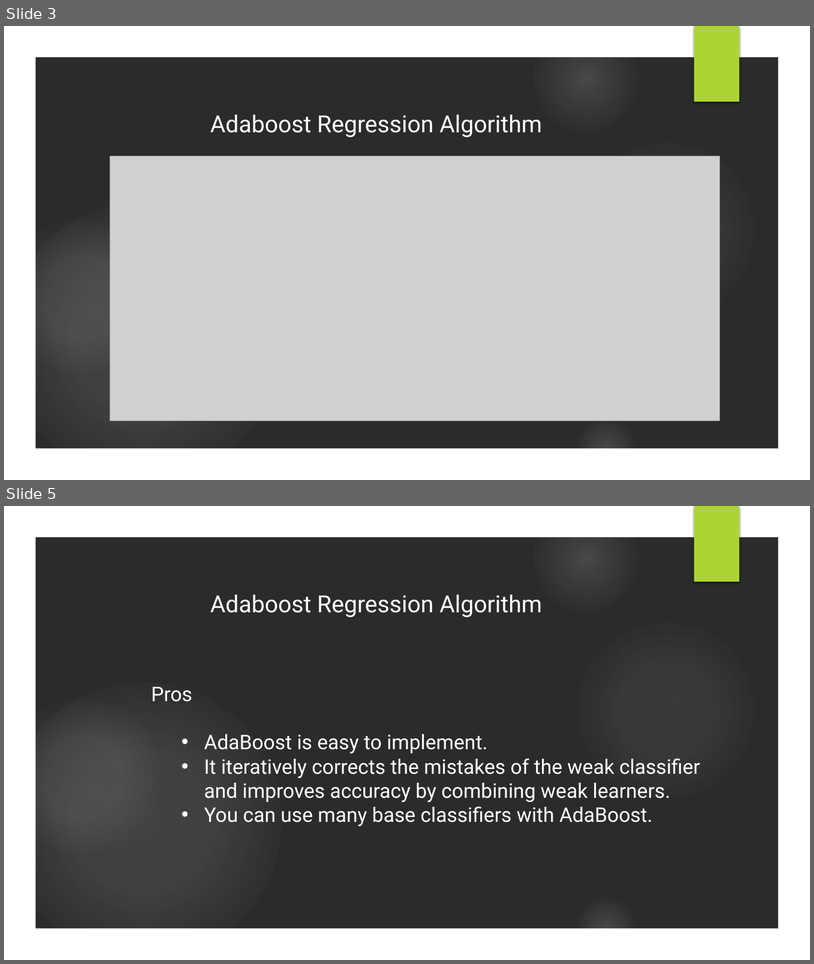
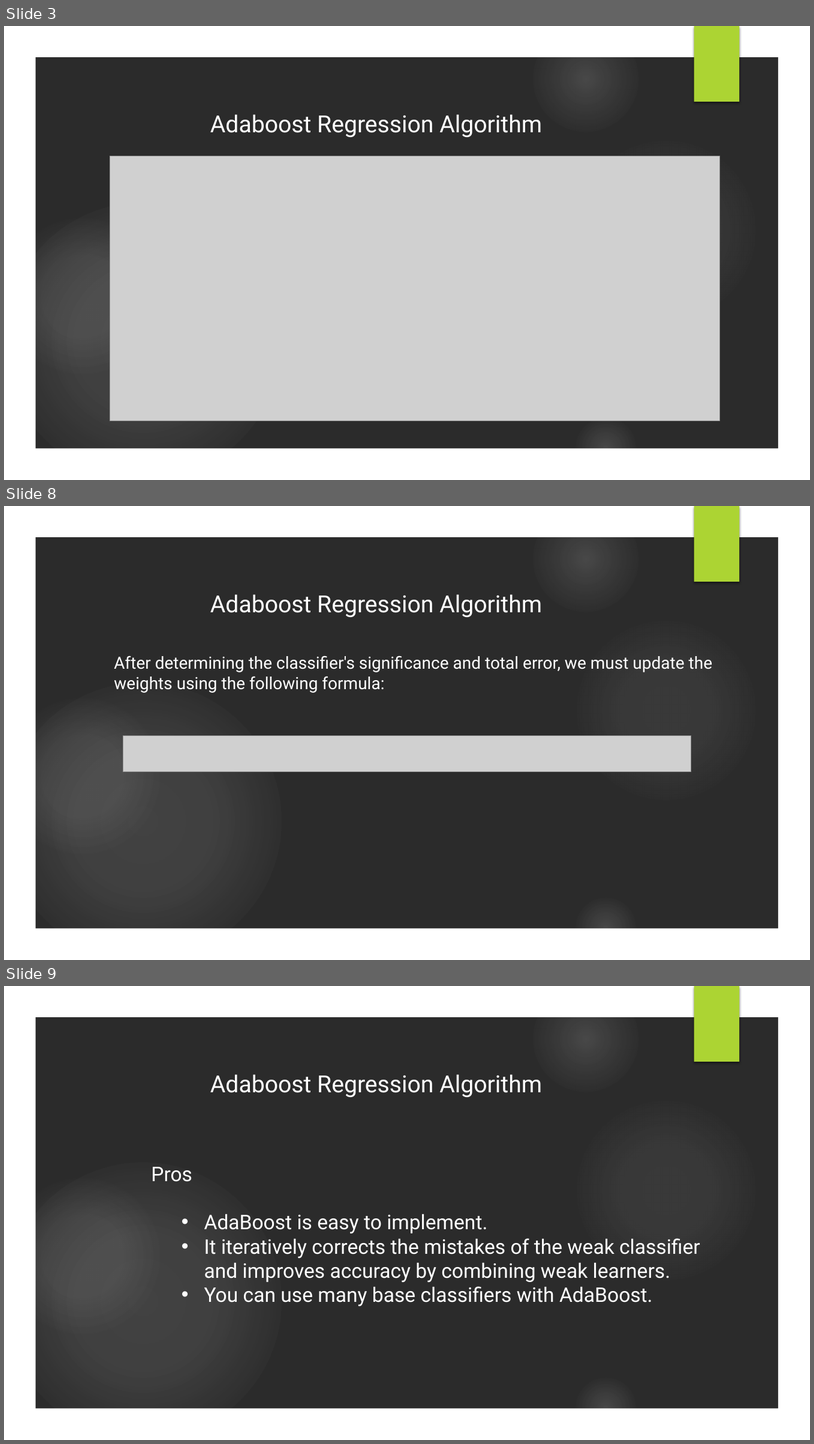
Before and after one commit to iampandiyan/AdaBoostingRegression, a slide deck: AdaBoost.pptx. Shown one above the other, each under a label of ours: slides 3 and 5 before the commit, slides 3, 8 and 9 after it; the slides between them are not shown. The pictures are 814x964 and 814x1444 pixels, drawn with LibreOffice and Linux fonts; fonts in the diff are those of the drawing; grey boxes stand for pictures; background and template pictures are left out; a plain dark background stands for a picture behind light text. Boxes give left, top, right and bottom in pixels: in the first picture for what was removed or moved away, otherwise in the second. Text is boxed around its words. In the diff, an @@ line names an element or a change of style, - is before the commit and + after.

```diff
--- a/AdaBoost.pptx
+++ b/AdaBoost.pptx
@@ slide 8 added at box(4, 506, 810, 960), background picture (left out); not listed: 7 template elements that a slide beside it also shows @@
@@ text added at box(210, 594, 542, 617), 28 pt, text #FFFFFF @@
+Adaboost Regression Algorithm
@@ text added at box(114, 655, 713, 693), 20 pt, text #FFFFFF @@
+After determining the classifier's significance and total error, we must update the weights using the following formula:
@@ picture added at box(123, 736, 692, 772) @@
@@ what was slide 5 is now slide 9 @@
```
Also in this commit, not shown: 1 slide changed, 3 other slides added.
